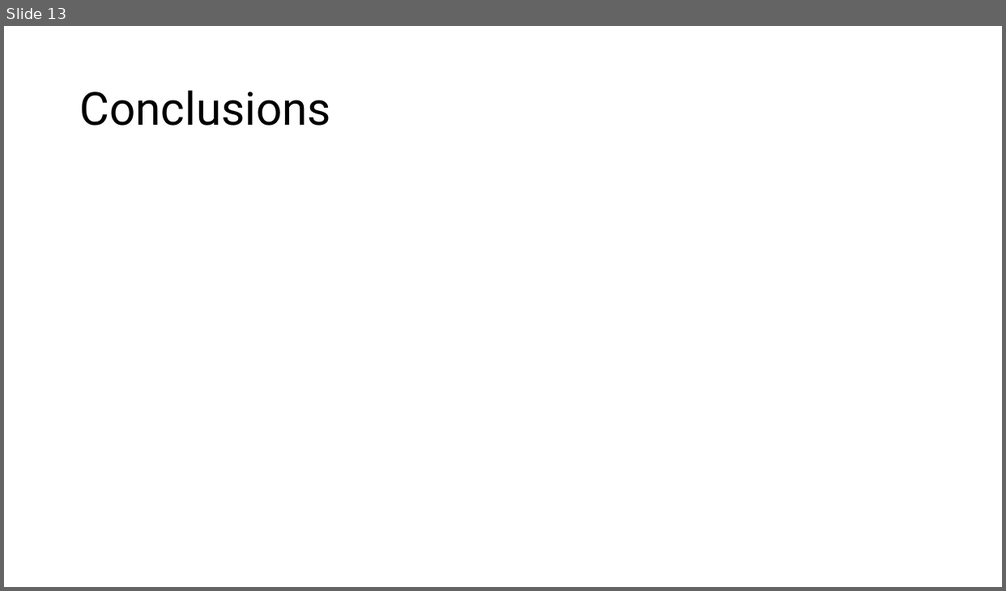
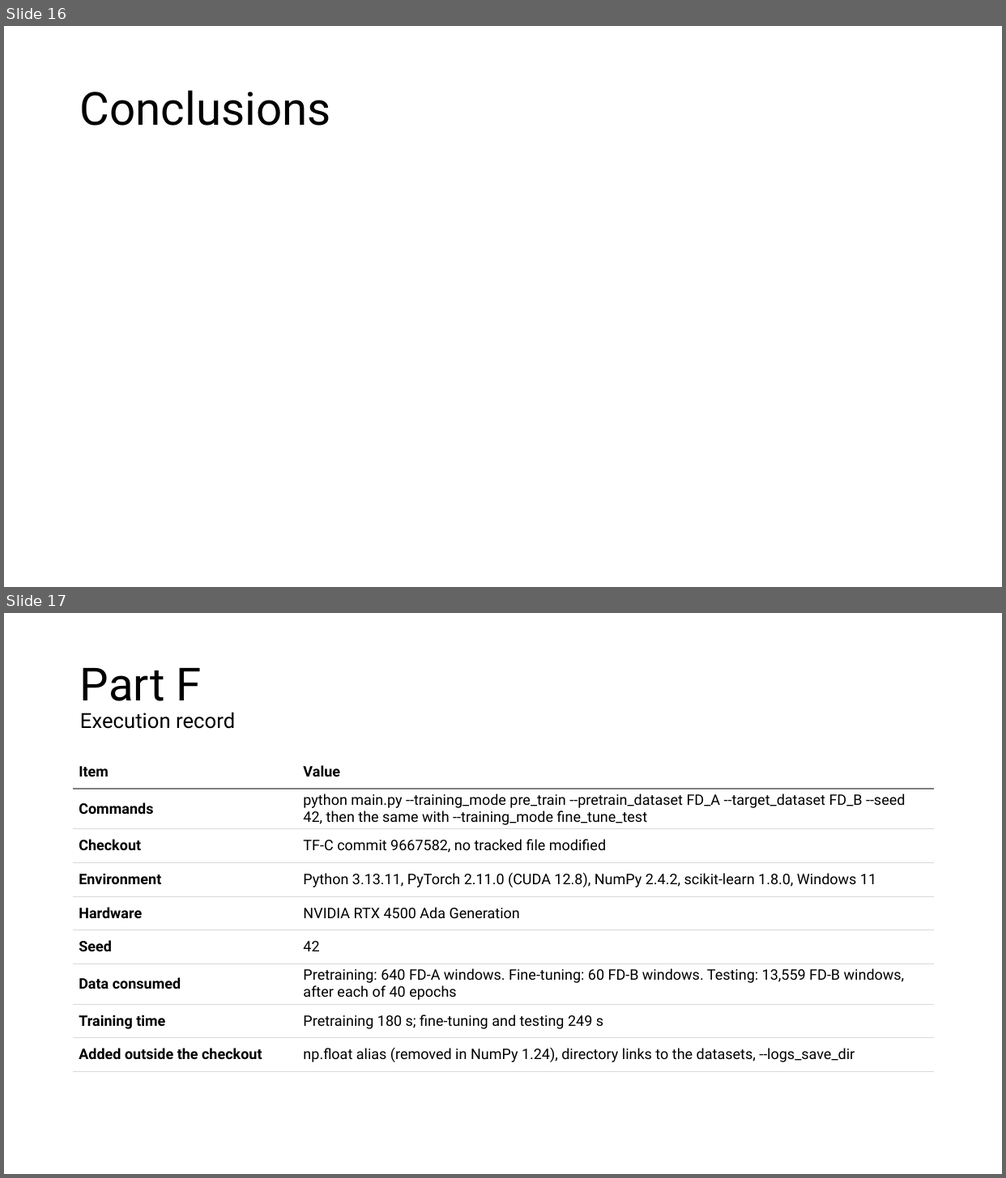
Before and after one commit to FVardi/PhD-Courses, a slide deck: Deep learning for time-series/Assignment 4/Presentation.pptx. Shown one above the other, each under a label of ours: slide 13 before the commit, slides 16 and 17 after it. The pictures are 1006x591 and 1006x1178 pixels, drawn with LibreOffice and Linux fonts; fonts in the diff are those of the drawing. Boxes give left, top, right and bottom in pixels: in the first picture for what was removed or moved away, otherwise in the second. Text is boxed around its words. In the diff, an @@ line names an element or a change of style, - is before the commit and + after.

```diff
--- a/Deep learning for time-series/Assignment 4/Presentation.pptx
+++ b/Deep learning for time-series/Assignment 4/Presentation.pptx
@@ slide 17 added at [4,613,1002,1174], background #FFFFFF @@
@@ title added at [80,668,235,729], 20 pt, text #000000 @@
+Part F
+Execution record
@@ table added at [73,756,934,1072], 9 rows, 2 columns @@
+Item | Value
+Commands | python main.py --training_mode pre_train --pretrain_dataset FD_A --target_dataset FD_B --seed 42, then the same with --training_mode fine_tune_test
+Checkout | TF-C commit 9667582, no tracked file modified
+Environment | Python 3.13.11, PyTorch 2.11.0 (CUDA 12.8), NumPy 2.4.2, scikit-learn 1.8.0, Windows 11
+Hardware | NVIDIA RTX 4500 Ada Generation
+Seed | 42
+Data consumed | Pretraining: 640 FD-A windows. Fine-tuning: 60 FD-B windows. Testing: 13,559 FD-B windows, after each of 40 epochs
+Training time | Pretraining 180 s; fine-tuning and testing 249 s
+Added outside the checkout | np.float alias (removed in NumPy 1.24), directory links to the datasets, --logs_save_dir
@@ what was slide 13 is now slide 16 @@
```
Also in this commit, not shown: 7 slides changed, 3 other slides added, 5 other files.
